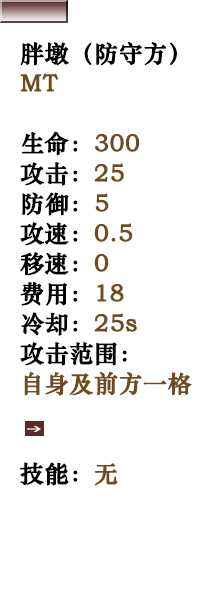
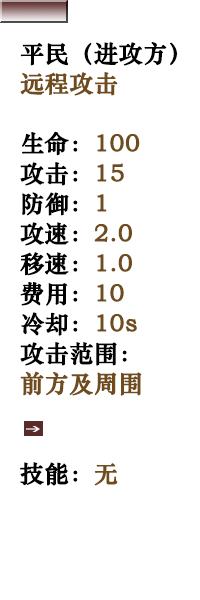
Layer changes from the first 200 x 600 image to the second:
showed group "平民-攻方" (13 layers) over [20, 42, 177, 436]
hid group "守方" (60 layers) over [20, 41, 192, 436]
